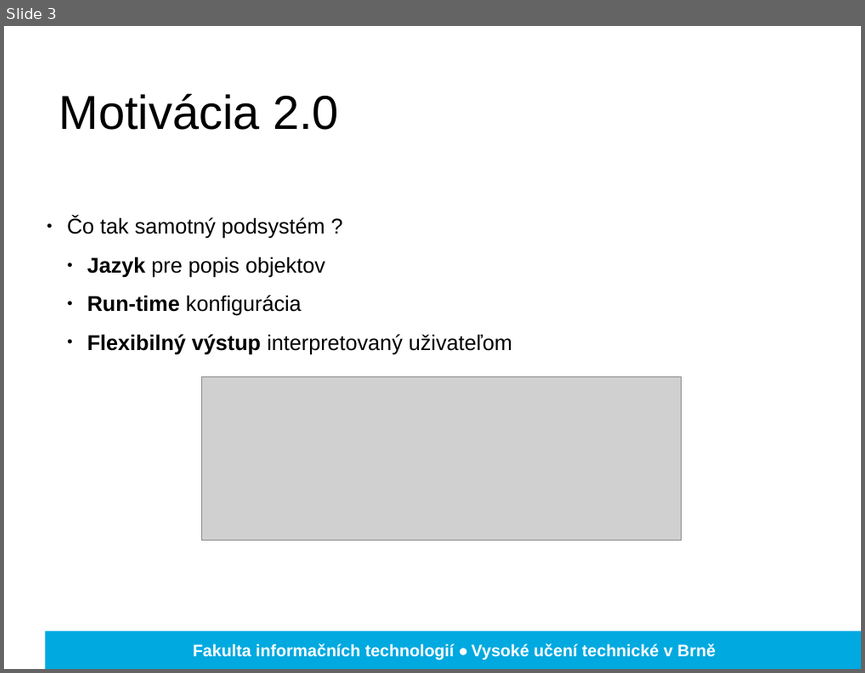
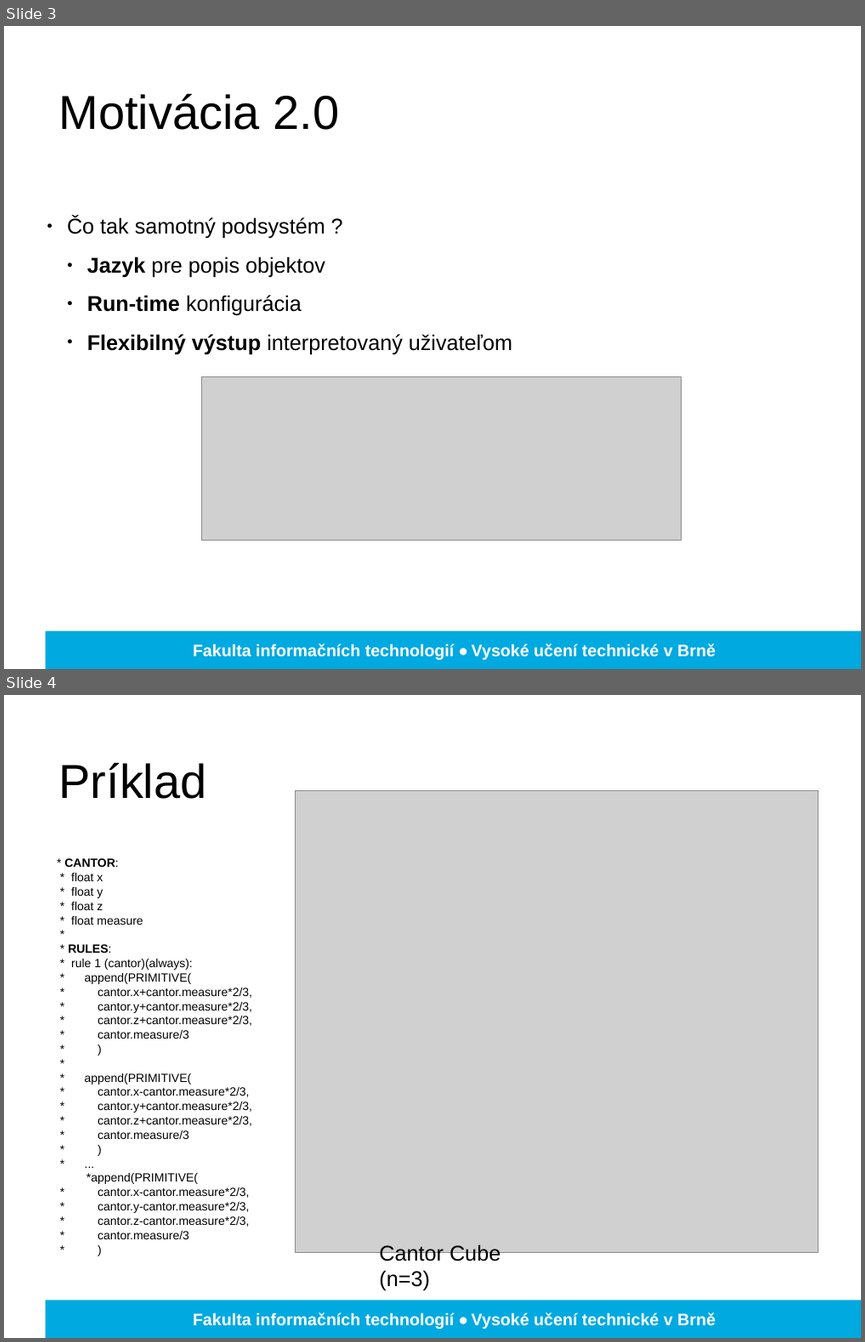
Before and after one commit to Romop5/procgen, a slide deck: doc/obhajoby/zima.pptx. Shown one above the other, each under a label of ours: slide 3 before the commit, slides 3 and 4 after it. The pictures are 865x673 and 865x1342 pixels, drawn with LibreOffice and Linux fonts; fonts in the diff are those of the drawing; grey boxes stand for pictures; background and template pictures are left out. Boxes give left, top, right and bottom in pixels: in the first picture for what was removed or moved away, otherwise in the second. Text is boxed around its words. In the diff, an @@ line names an element or a change of style, - is before the commit and + after.

```diff
--- a/doc/obhajoby/zima.pptx
+++ b/doc/obhajoby/zima.pptx
@@ slide 4 added at (4,695,861,1338), background picture (left out); not listed: 2 template elements that a slide beside it also shows @@
@@ text added at (59,762,207,799), 40 pt, text #000000 @@
+Príklad
@@ picture added at (296,791,818,1252) @@
@@ text added at (64,858,252,1239), 10 pt, text #000000 @@
+* CANTOR:
+* float x
+* float y
+* float z
+* float measure
+*
+* RULES:
+* rule 1 (cantor)(always):
+* append(PRIMITIVE(
+* cantor.x+cantor.measure*2/3,
+* cantor.y+cantor.measure*2/3,
+* cantor.z+cantor.measure*2/3,
+* cantor.measure/3
+* )
+*
+* append(PRIMITIVE(
+* cantor.x-cantor.measure*2/3,
+* cantor.y+cantor.measure*2/3,
+* cantor.z+cantor.measure*2/3,
+* cantor.measure/3
+* )
+* ...
+*append(PRIMITIVE(
+* cantor.x-cantor.measure*2/3,
+* cantor.y-cantor.measure*2/3,
+* cantor.z-cantor.measure*2/3,
+* cantor.measure/3
+* )
@@ text added at (379,1244,500,1291), 18 pt, text #000000 @@
+Cantor Cube (n=3)
```
Also in this commit, not shown: 1 slide changed, 4 other slides added, 4 slides removed, 12 other files.
